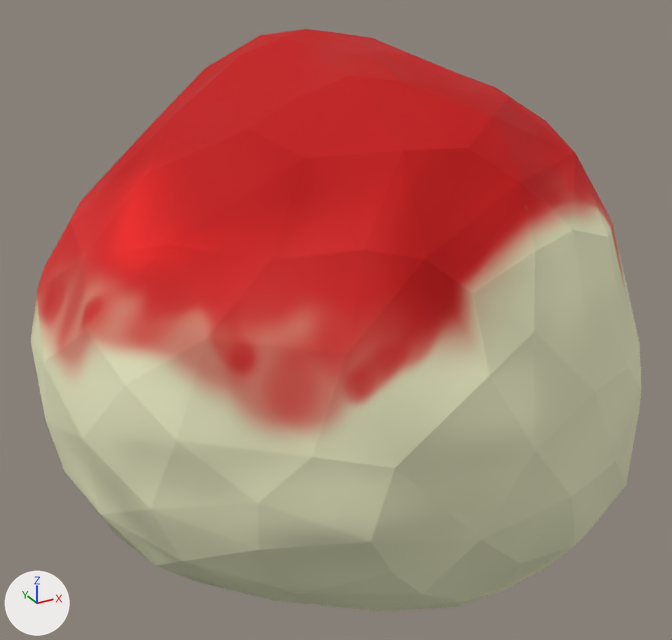
The Blender file blender/objetos/Pizza/pizza.blend, before and after one commit.
One viewpoint serves both versions: a camera (50 mm lens) standing at (-0.206, -0.367, 0.307) and looking at (-0.005, -0.002, 0.124). The lights are fixed; the arrows at lower left show +X, +Y and +Z.

Objects in the first picture: 'Flat'.
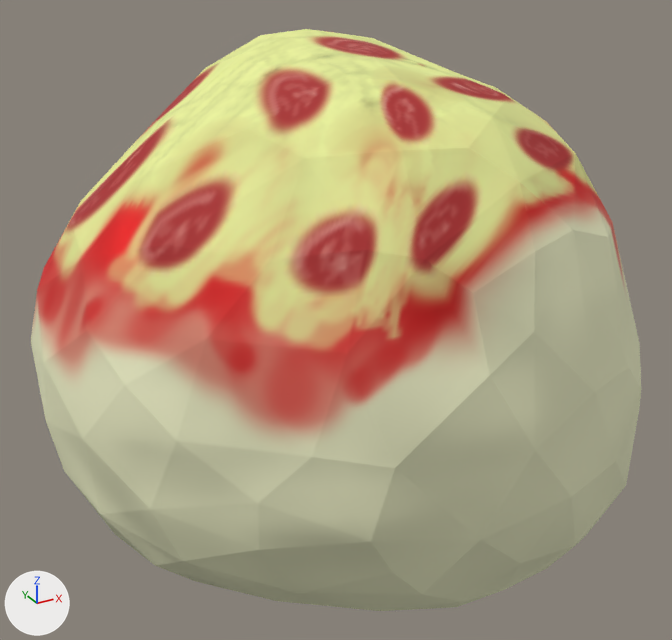
Commit message: Sabores de pizza adicionados ao moelo

Location of each change, (x1, y1, x2, y2) in pixels of the pictures (672 x 640 px):
```json
{"object": "Flat", "change": "surface changed", "before": [50, 29, 601, 356], "after": [50, 29, 601, 356]}
```

Scene script edits in JSON lines:
```json
{"op": "add", "block": "img_pizzapepperoni_png", "code": ["img_pizzapepperoni_png = load_image('PizzaPepperoni.png', 'PizzaPepperoni.png', 512, 512, 'sRGB')"]}
{"op": "remove", "block": "mat_pizzamat", "code": "n4 = _N.new('ShaderNodeTexImage'); n4.name = 'Image Texture.003'"}
{"op": "remove", "block": "mat_pizzamat", "code": "n4.image = img_pizzatomatocheese"}
{"op": "add", "block": "mat_pizzamat", "code": "n5 = _N.new('ShaderNodeTexImage'); n5.name = 'Image Texture.004'"}
{"op": "add", "block": "mat_pizzamat", "code": "n5.image = img_pizzapepperoni_png"}
{"block": "mat_pizzamat", "where": "n1 = _N.new('ShaderNodeBsdfPrincipled'); n1.name = 'Principled BSDF'"}
{"op": "remove", "block": "mat_pizzamat", "code": "_L.new(n4.outputs[0], n1.inputs[0])  # 'Color' to 'Base Color'"}
{"op": "add", "block": "mat_pizzamat", "code": "_L.new(n5.outputs[0], n1.inputs[0])  # 'Color' to 'Base Color'"}
```
